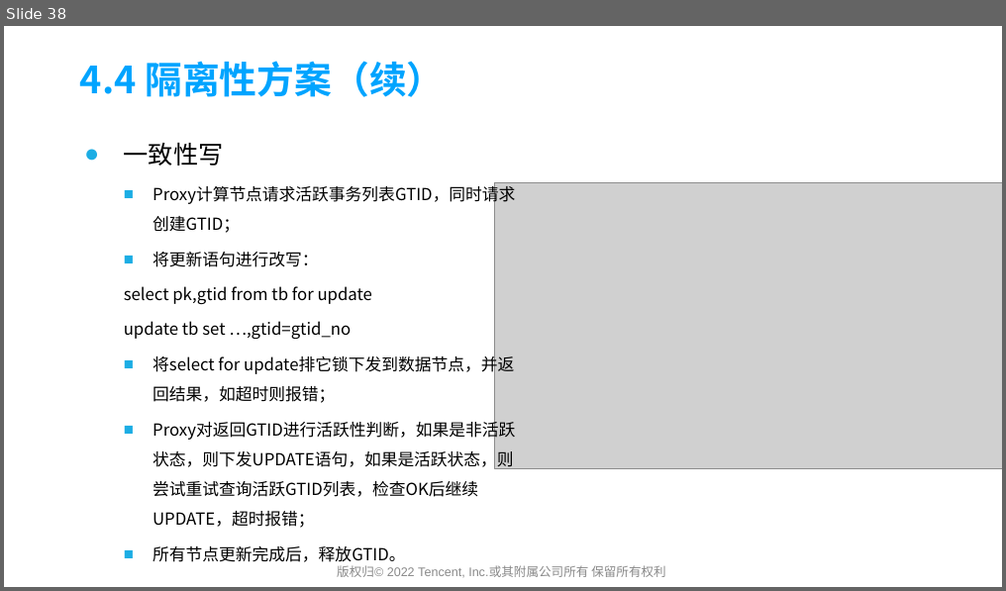
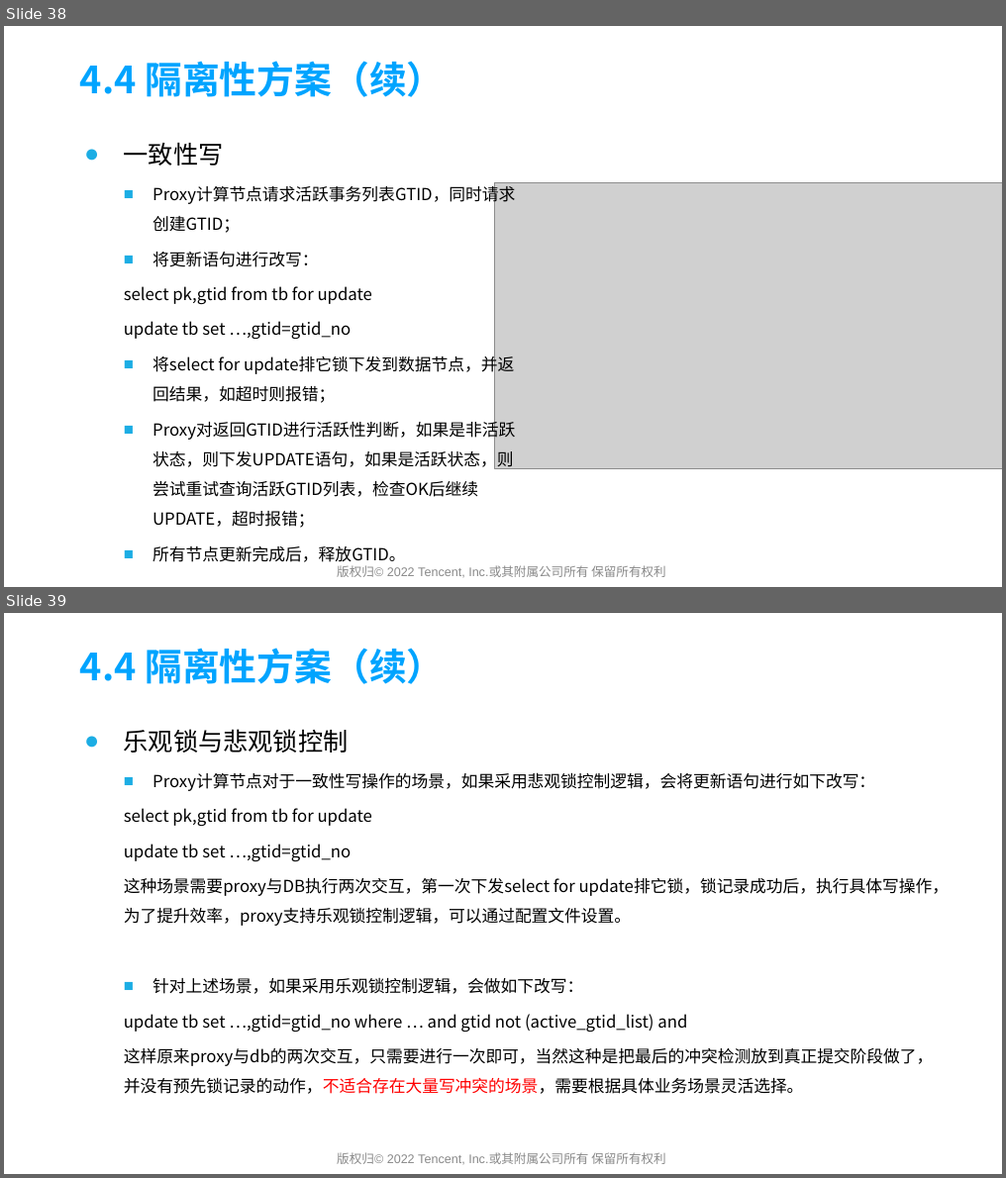
Before and after one commit to yedushusheng/mysql-learning, a slide deck: 28. OLTP/GoldenDB产品简介及架构解析.pptx. Shown one above the other, each under a label of ours: slide 38 before the commit, slides 38 and 39 after it. The pictures are 1006x591 and 1006x1178 pixels, drawn with LibreOffice and Linux fonts; fonts in the diff are those of the drawing; grey boxes stand for pictures; background and template pictures are left out. Boxes give left, top, right and bottom in pixels: in the first picture for what was removed or moved away, otherwise in the second. Text is boxed around its words. In the diff, an @@ line names an element or a change of style, - is before the commit and + after.

```diff
--- a/28. OLTP/GoldenDB产品简介及架构解析.pptx
+++ b/28. OLTP/GoldenDB产品简介及架构解析.pptx
@@ slide 39 added at (4, 613, 1002, 1174), background picture (left out) @@
@@ title added at (80, 648, 444, 684), 36 pt, text #00A4FF, bold @@
+4.4 隔离性方案（续）
@@ text added at (124, 729, 949, 1094), 16 pt, text #000000 @@
+● 乐观锁与悲观锁控制
+  ■ Proxy计算节点对于一致性写操作的场景，如果采用悲观锁控制逻辑，会将更新语句进行如下改写：
+  select pk,gtid from tb for update
+  update tb set …,gtid=gtid_no
+  这种场景需要proxy与DB执行两次交互，第一次下发select for update排它锁，锁记录成功后，执行具体写操作，为了提升效率，proxy支持乐观锁控制逻辑，可以通过配置文件设置。
+  ■ 针对上述场景，如果采用乐观锁控制逻辑，会做如下改写：
+  update tb set …,gtid=gtid_no where … and gtid not (active_gtid_list) and
+  这样原来proxy与db的两次交互，只需要进行一次即可，当然这种是把最后的冲突检测放到真正提交阶段做了，并没有预先锁记录的动作，不适合存在大量写冲突的场景，需要根据具体业务场景灵活选择。
@@ text added at (337, 1153, 666, 1164), 12 pt, text #898989 @@
+版权归© 2022 Tencent, Inc.或其附属公司所有 保留所有权利
```
Also in this commit, not shown: 7 slides changed.
